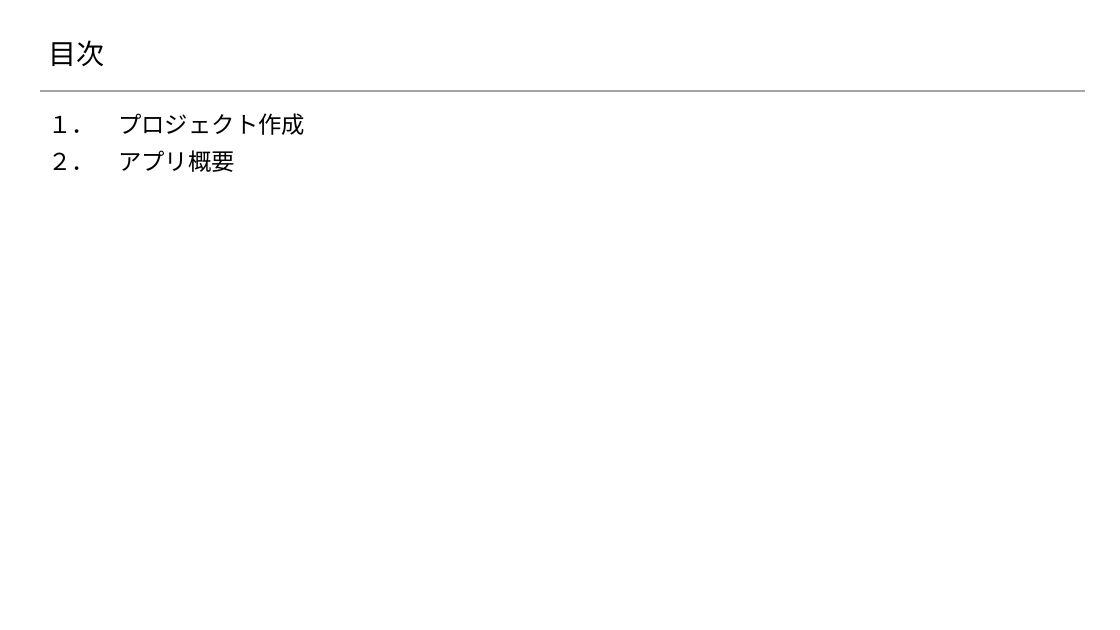
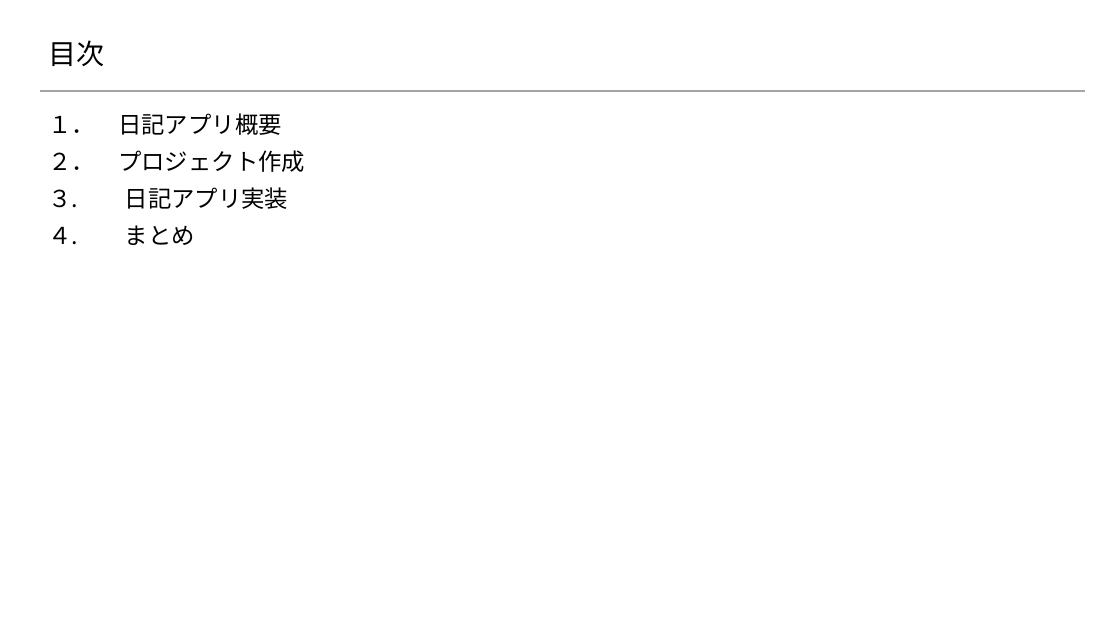
Before and after one commit to 2018SYSTEMI34/diary, a slide deck: slide 3 of doc/02_SlideShare/01.ネタ/4_スマホアプリ開発/dairy.pptx. Drawn at 1120x630 pixels with LibreOffice and Linux fonts; fonts in the diff are those of the drawing; background and template pictures are left out. Boxes give left, top, right and bottom in pixels: in the first picture for what was removed or moved away, otherwise in the second. Text is boxed around its words. In the diff, an @@ line names an element or a change of style, - is before the commit and + after.

```diff
--- a/doc/02_SlideShare/01.ネタ/4_スマホアプリ開発/dairy.pptx
+++ b/doc/02_SlideShare/01.ネタ/4_スマホアプリ開発/dairy.pptx
@@ text at (48, 113, 305, 245): text changed @@
-１． プロジェクト作成
-２． アプリ概要
+１． 日記アプリ概要
+２． プロジェクト作成
+３. 日記アプリ実装
+４. まとめ
```
Also in this commit, not shown: 7 other slides changed, 10 slides added, 1 slide removed.
